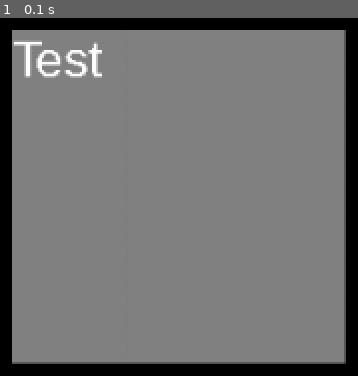
Above: before the commit, frame 1.
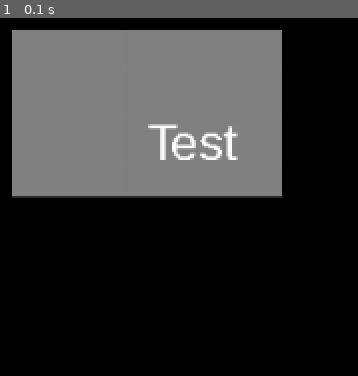
Above: after the commit, the same moment.

Repository: amonjerro/pygame-gui
Game: pygame game, started from main.py
The game is run twice, just before and just after one commit, with the same random seed, the same clock (stepped at 60 frames per second) and the same inputs.
Inputs:
- Up to frame 1 (0.1 s): no input

The runs differ from the first frame. In frame 1, 54% of the frame differs, in the area x 3-97%, y 3-97%.

Commit message:
Updated Button

Diff:
--- a/gui/button/Button.py
+++ b/gui/button/Button.py
@@ -6,14 +6,19 @@
         self.text = text
         self.font_size = font_size
         self.f = f
+
     def execute_action(self):
         self.f()
+
     def render(self, surface):
         font = pygame.font.SysFont('Arial', self.font_size)
         if self.rect:
+            height_midpoint = int(self.rect.height/2)
+            width_midpoint = int(self.rect.width/2)
             pygame.draw.rect(surface,(130,130,130), self.rect)
             text_surface = font.render(self.text, False, (255,255,255))
-            surface.blit(text_surface, (self.rect.x, self.rect.y))
+            surface.blit(text_surface, (self.rect.x + width_midpoint, self.rect.y + height_midpoint))
+
     def check_mouse_collision(self, mouse_pos):
         if self.rect:
             return self.rect.collidepoint(mouse_pos)
--- a/gui/gui.py
+++ b/gui/gui.py
@@ -1,5 +1,7 @@
 import pygame
 from gui.button import Button
+
+PHI = 1.62
 
 class GUI:
     def __init__(self):
@@ -17,5 +19,7 @@
 
 class TestGui(GUI):
     def build(self):
-        r = pygame.Rect(120,120,200,200)
+        button_height = 100
+        button_width = int(button_height*PHI)
+        r = pygame.Rect(120,120,button_width, button_height)
         self.add_button(Button('Test', 30, test_function, r))
